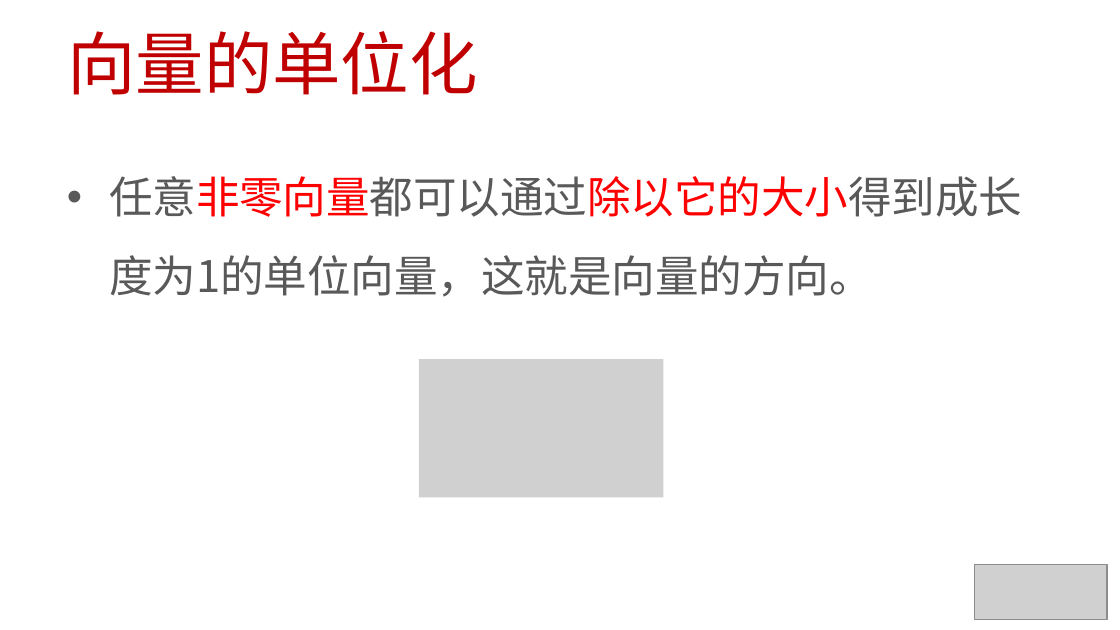
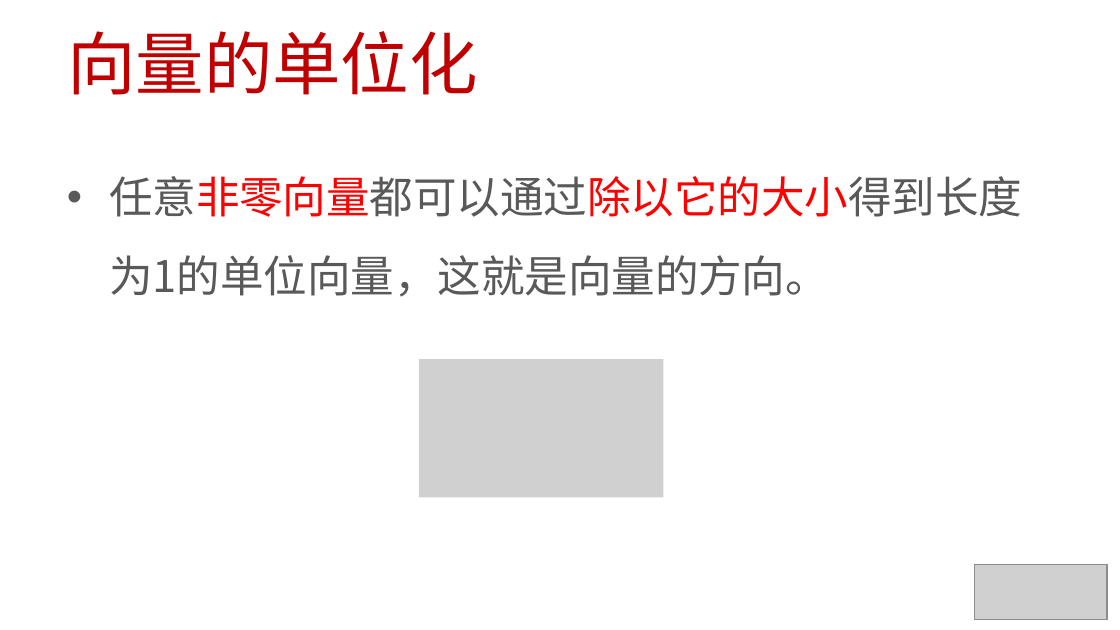
Before and after one commit to 0000duck/ComputerGraphicsBasics, a slide deck: slide 5 of PPT/03_向量大小与方向.pptx. Drawn at 1120x630 pixels with LibreOffice and Linux fonts; fonts in the diff are those of the drawing; grey boxes stand for pictures. Boxes give left, top, right and bottom in pixels: in the first picture for what was removed or moved away, otherwise in the second. Text is boxed around its words. In the diff, an @@ line names an element or a change of style, - is before the commit and + after.

```diff
--- a/PPT/03_向量大小与方向.pptx
+++ b/PPT/03_向量大小与方向.pptx
@@ text at <box>109,176,1022,297</box>: text changed @@
-• 任意非零向量都可以通过除以它的大小得到成长度为1的单位向量，这就是向量的方向。
+• 任意非零向量都可以通过除以它的大小得到长度为1的单位向量，这就是向量的方向。
```
Also in this commit, not shown: 1 slide removed, 1 other file.
